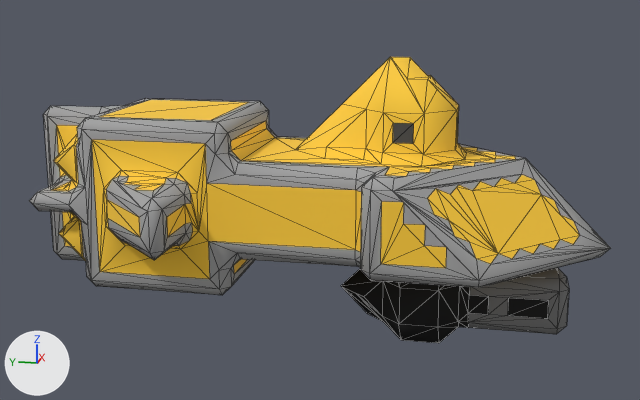
An edit to the OBJ model src/jsMain/resources/meshes/mechyrdia-1-pico-class.obj, drawn before and after from the same camera.
The view is the same before and after, from a camera (50 mm lens) standing at (-45.6, -9.5, -33.0) and looking at (0.0, -0.3, -44.5). Arrows for +X, +Y and +Z are at lower left; the lights stay in place. Mesh edges are drawn as thin lines. Where no turn or scale is listed for an object, it has been applied to the vertices.

Objects in the first picture: 'mechyrdia-1-pico-class'.
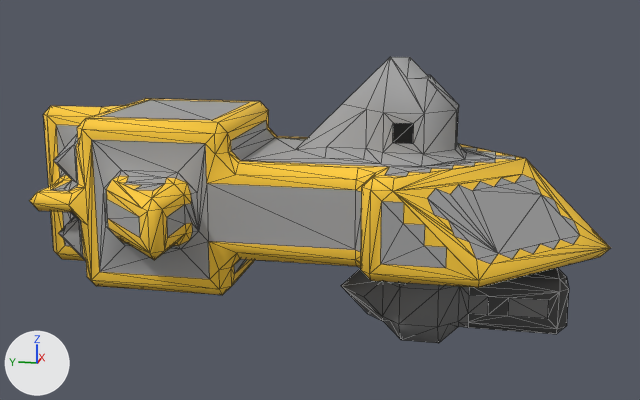
The newer file is also turned or shifted as a whole; pictures and numbers use the older file's frame.

Boxes (x1, y1, x2, y2) around the edits, measured in the pictures (640 x 400 px; the box of a moved part takes in the faces that stretch with it):
part 1 of me_mechyrdia_1_pico_class, moved or reshaped
    both: (52, 100, 607, 343)
part 2 of me_mechyrdia_1_pico_class, surface changed
    both: (29, 57, 610, 343)

Diff of the bpy script that builds the scene:
```diff
--- a/src/jsMain/resources/meshes/mechyrdia-1-pico-class.obj.py
+++ b/src/jsMain/resources/meshes/mechyrdia-1-pico-class.obj.py
@@ me_mechyrdia_1_pico_class @@
 # used by ob_mechyrdia_1_pico_class; location = (0.0, 0.0, 0.0)
-me_mechyrdia_1_pico_class.from_pydata(...)  # 701 vertices, 1302 faces; spans x -8.5..8.5, y -15.5..15.5, z -51.8..-36.8
+me_mechyrdia_1_pico_class.from_pydata(...)  # 701 vertices, 1303 faces; spans x -8.5..8.5, y -15.5..15.5, z -51.8..-36.8
+# me_mechyrdia_1_pico_class part 1
+# 8 vertices are removed from x -4.0..1.0, y -7.7..13.0, z -51.3..-41.3
+# 175 faces are deleted
+# 8 vertices are added at x -6.0..1.5, y -7.5..13.0, z -50.3..-41.3
+# 176 new faces join them
+# me_mechyrdia_1_pico_class part 2: 1127 kept faces spanning x -8.5..8.5, y -15.5..15.5, z -51.8..-36.8 get new texture (UV) coordinates
 me_mechyrdia_1_pico_class.materials.append(mat_mechyrdia_1_pico_class)
```
